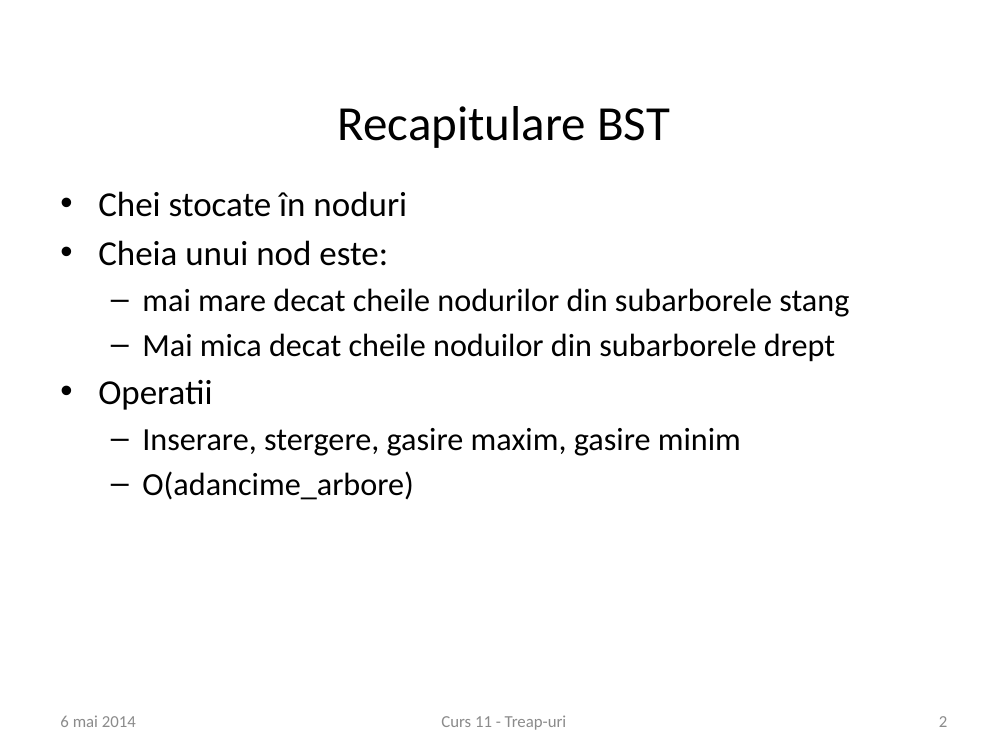
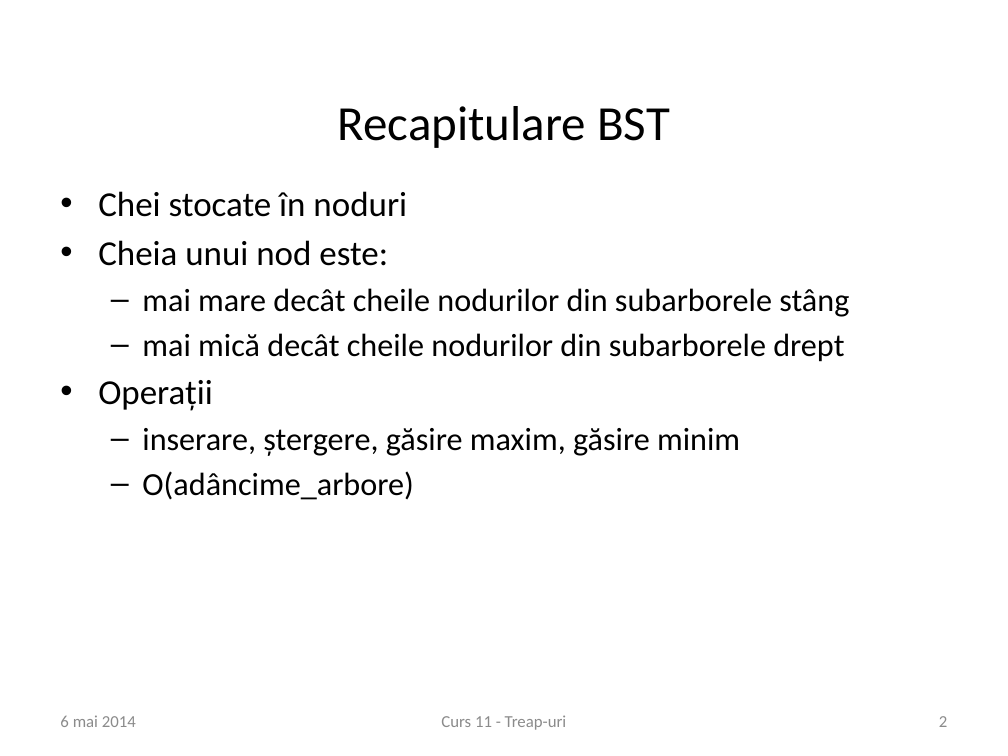
Before and after one commit to andreiparvu/treaps, a slide deck: slide 2 of curs11.pptx. Drawn at 1008x756 pixels with LibreOffice and Linux fonts; fonts in the diff are those of the drawing; background and template pictures are left out. Boxes give left, top, right and bottom in pixels: in the first picture for what was removed or moved away, otherwise in the second. Text is boxed around its words. In the diff, an @@ line names an element or a change of style, - is before the commit and + after.

Commit message:
Changes to presentation

```diff
--- a/curs11.pptx
+++ b/curs11.pptx
@@ text at box(98, 288, 849, 500): text changed @@
-  – mai mare decat cheile nodurilor din subarborele stang
-  – Mai mica decat cheile noduilor din subarborele drept
-• Operatii
-  – Inserare, stergere, gasire maxim, gasire minim
-  – O(adancime_arbore)
+  – mai mare decât cheile nodurilor din subarborele stâng
+  – mai mică decât cheile nodurilor din subarborele drept
+• Operații
+  – inserare, ștergere, găsire maxim, găsire minim
+  – O(adâncime_arbore)
```
Also in this commit, not shown: 8 other slides changed, 1 slide added.
